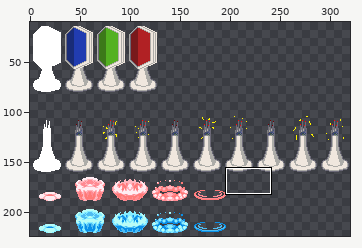
A sprite sheet gets an edit: ShanghaiEXE/Graphics/heavenbarrier.png. Above: a wide view before the commit, with the close-up outlined.
Close-up. The starting point:
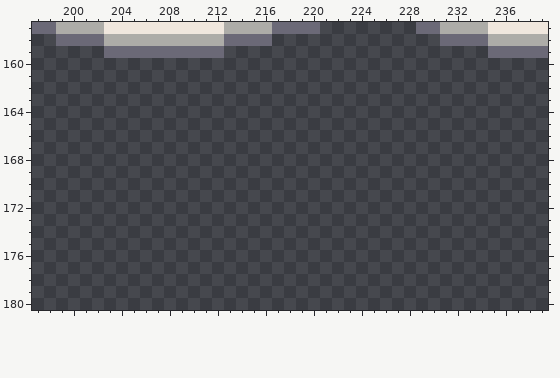
The file is 320x224 pixels. Colours within 5 levels of each other are drawn and written as one. Shown: x 197..239, y 157..180. The wide view leaves out empty margins.
The result:
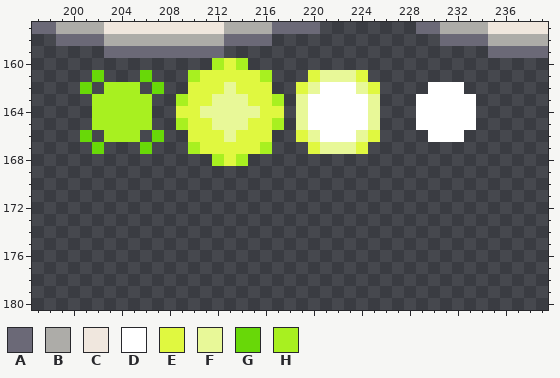
Palette (. is transparent): A #6b6977  B #adaca8  C #f0e7de  D #ffffff  E #e0f840  F #e8f898  G #68d808  H #a8f020
Diff:
y 160: x 212..214 ... -> HEH
y 161: x 202 . -> G; x 206 . -> G; x 210..216 ....... -> HEEEEEH; x 220..224 ..... -> EFFFE
y 162: x 201 . -> G; x 203..205 ... -> HHH; x 207 . -> G; x 210..216 ....... -> EEEFEEE; x 219..225 ....... -> EFDDDFE; x 230..232 ... -> DDD
y 163: x 202..206 ..... -> HHHHH; x 209..217 ......... -> HEEFFFEEH; x 219..225 ....... -> FDDDDDF; x 229..233 ..... -> DDDDD
y 164: x 202..206 ..... -> HHHHH; x 209..217 ......... -> EEFFFFFEE; x 219..225 ....... -> FDDDDDF; x 229..233 ..... -> DDDDD
y 165: x 202..206 ..... -> HHHHH; x 209..217 ......... -> HEEFFFEEH; x 219..225 ....... -> FDDDDDF; x 229..233 ..... -> DDDDD
y 166: x 201 . -> G; x 203..205 ... -> HHH; x 207 . -> G; x 210..216 ....... -> EEEFEEE; x 219..225 ....... -> EFDDDFE; x 230..232 ... -> DDD
y 167: x 202 . -> G; x 206 . -> G; x 210..216 ....... -> HEEEEEH; x 220..224 ..... -> EFFFE
y 168: x 212..214 ... -> HEH
Where, in picture pixels (left, top, right, bottom), the same in both close-ups:
added: (80, 58, 476, 166)
